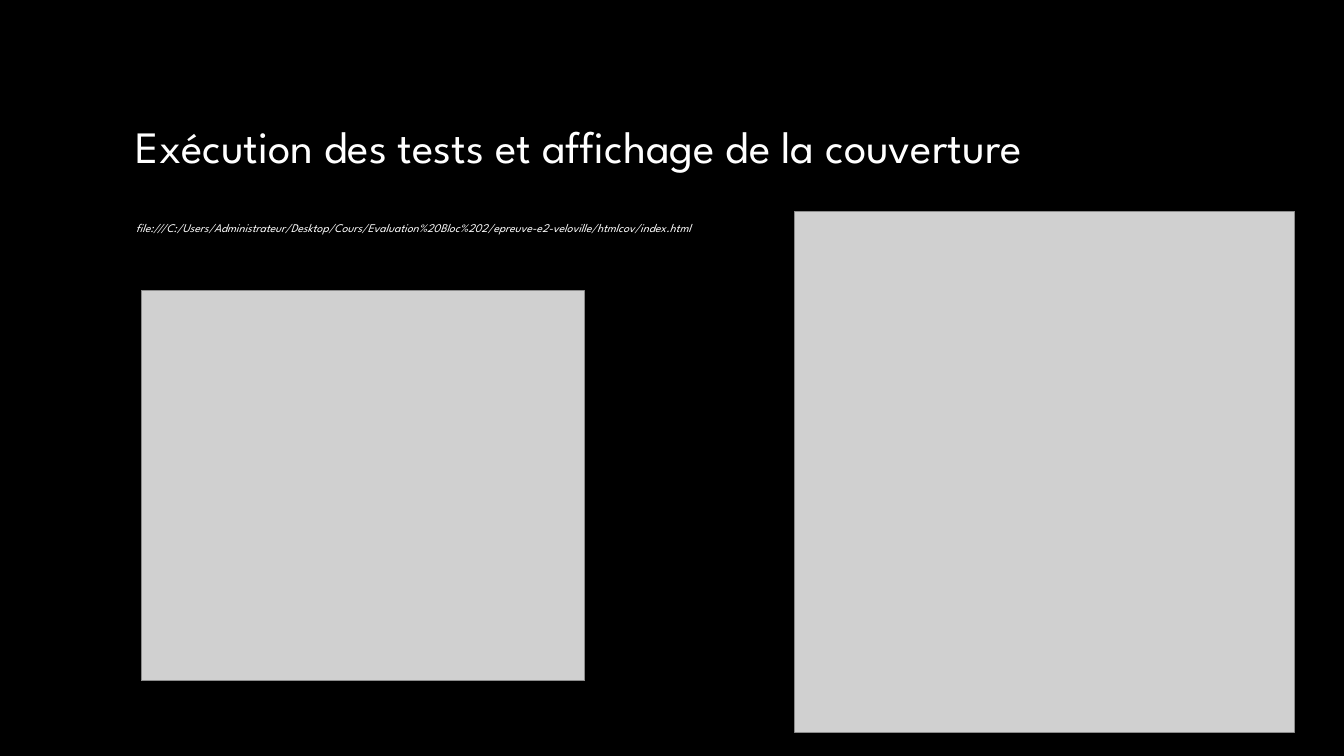
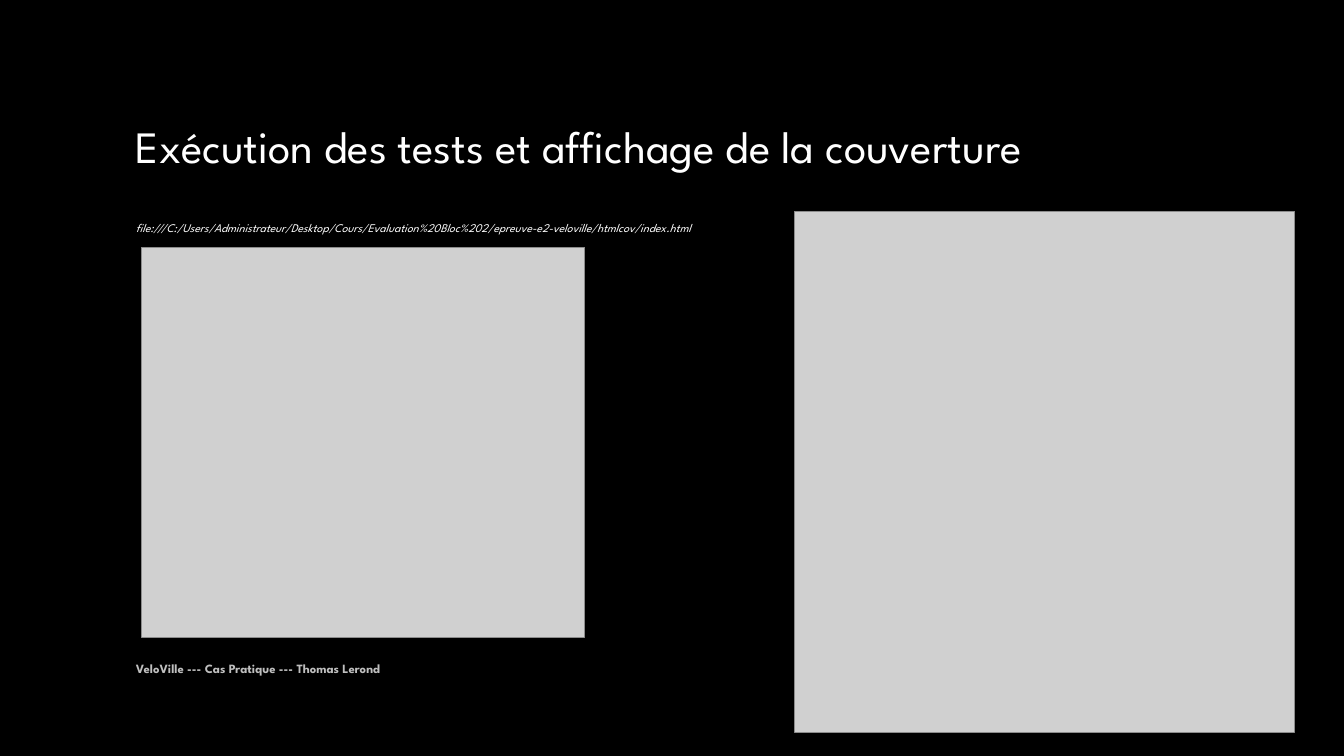
Before and after one commit to thomaslerondphd/VeloVille, a slide deck: slide 12 of ressources/veloville/docs/e02_cas_pratique_VeloVille_Thomas_Lerond.pptx. Drawn at 1344x756 pixels with LibreOffice and Linux fonts; fonts in the diff are those of the drawing; grey boxes stand for pictures; background and template pictures are left out. Boxes give left, top, right and bottom in pixels: in the first picture for what was removed or moved away, otherwise in the second. Text is boxed around its words. In the diff, an @@ line names an element or a change of style, - is before the commit and + after.

```diff
--- a/ressources/veloville/docs/e02_cas_pratique_VeloVille_Thomas_Lerond.pptx
+++ b/ressources/veloville/docs/e02_cas_pratique_VeloVille_Thomas_Lerond.pptx
@@ picture: place and size @@
-picture at (141, 291, 585, 682)
+picture at (141, 247, 585, 637)
@@ text added at (136, 664, 380, 676), 9 pt, text #BFBFBF, bold @@
+VeloVille --- Cas Pratique --- Thomas Lerond
```
Also in this commit, not shown: 12 other slides changed, 3 other files.
